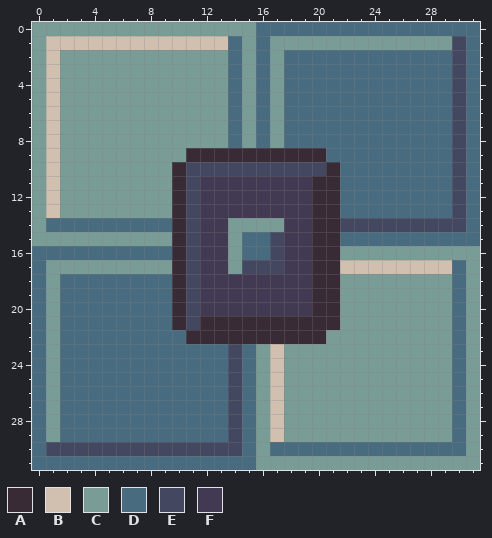
Edited in one commit: pixel-art file (assets/art/reset_switch.aseprite). Above, as it was before the edit.
32x32 pixels, 1 frame.
Palette (. is transparent): A #392b35  B #d1bfb0  C #7a9c96  D #486b7f  E #444760  F #423952
Now the later version:
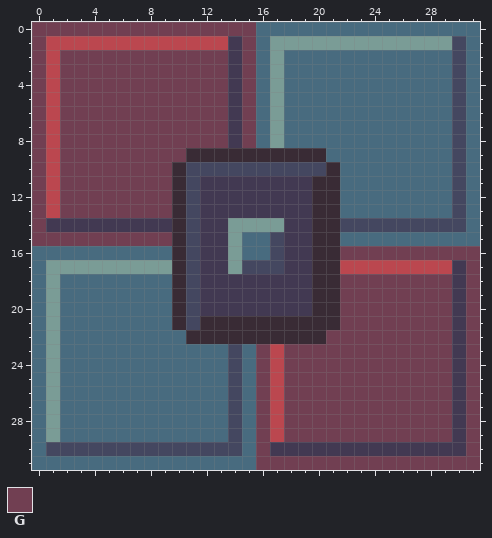
Colours new in this view: G #713f52
What changed:
layer "Layer 2" added
colour B: #d1bfb0 -> #bb474f
Layer "Layer 2":
y 0: x 0..15 CCCCCCCCCCCCCCCC -> GGGGGGGGGGGGGGGG
y 1: x 0 C -> G; x 14..15 DC -> FG
y 2..8: x 0 C -> G; x 2..15 CCCCCCCCCCCCDC -> GGGGGGGGGGGGFG
y 9: x 0 C -> G; x 2..10 CCCCCCCCC -> GGGGGGGGG
y 10..13: x 0 C -> G; x 2..9 CCCCCCCC -> GGGGGGGG
y 14: x 0..9 CDDDDDDDDD -> GFFFFFFFFF
y 15: x 0..9 CCCCCCCCCC -> GGGGGGGGGG
y 16: x 22..31 CCCCCCCCCC -> GGGGGGGGGG
y 17: x 30..31 DC -> FG
y 18..21: x 22..31 CCCCCCCCDC -> GGGGGGGGFG
y 22: x 21..31 CCCCCCCCCDC -> GGGGGGGGGFG
y 23..29: x 16 C -> G; x 18..31 CCCCCCCCCCCCDC -> GGGGGGGGGGGGFG
y 30: x 16..31 CDDDDDDDDDDDDDDC -> GFFFFFFFFFFFFFFG
y 31: x 16..31 CCCCCCCCCCCCCCCC -> GGGGGGGGGGGGGGGG
